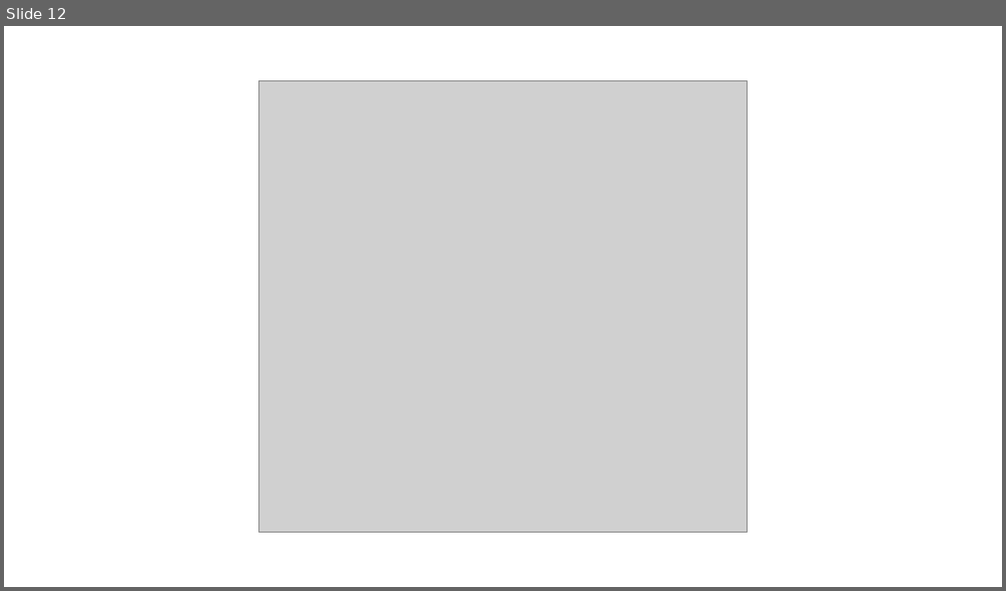
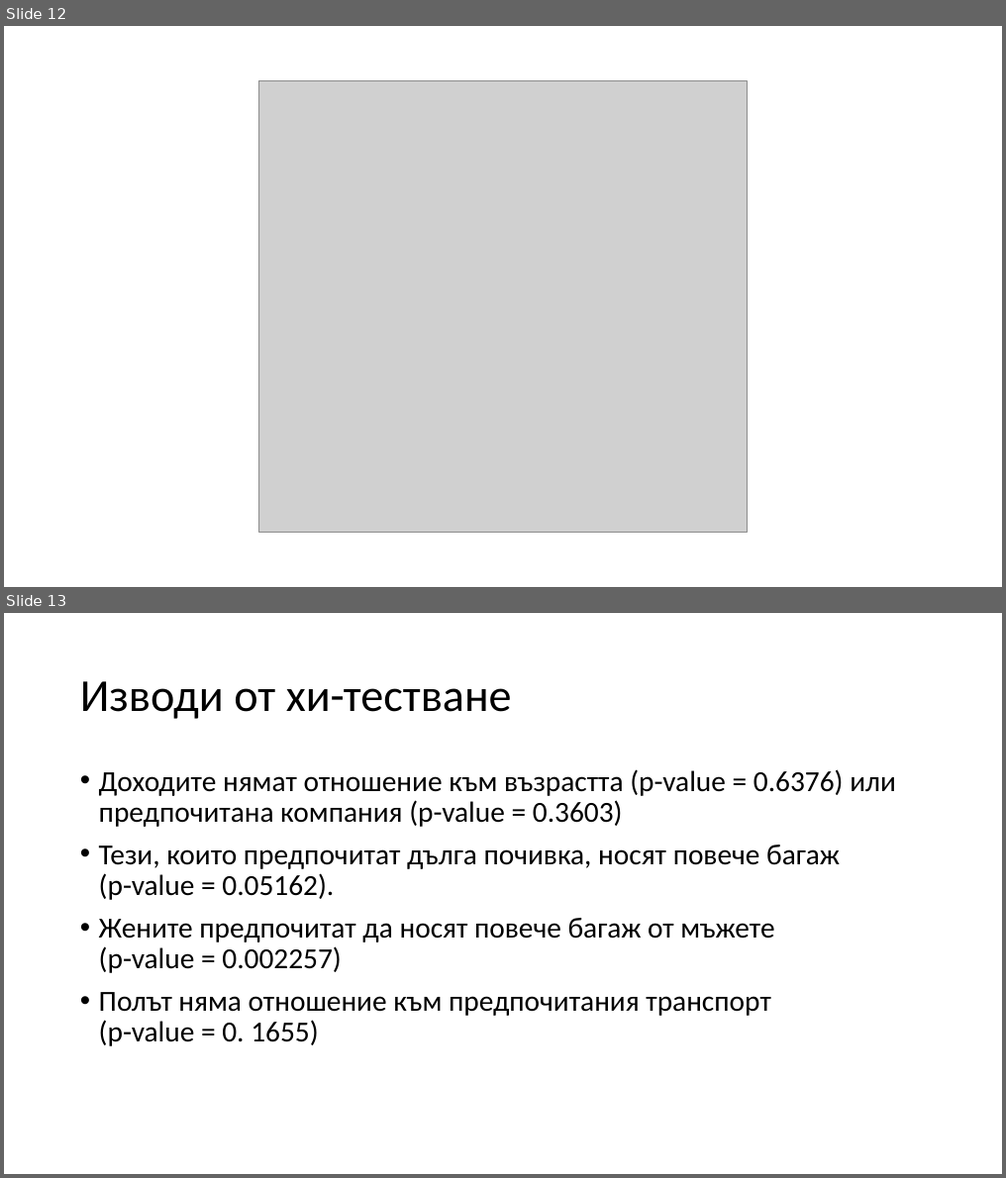
Before and after one commit to EmilianStankov/R-project, a slide deck: Лятна почивка.pptx. Shown one above the other, each under a label of ours: slide 12 before the commit, slides 12 and 13 after it. The pictures are 1006x591 and 1006x1178 pixels, drawn with LibreOffice and Linux fonts; fonts in the diff are those of the drawing; grey boxes stand for pictures. Boxes give left, top, right and bottom in pixels: in the first picture for what was removed or moved away, otherwise in the second. Text is boxed around its words. In the diff, an @@ line names an element or a change of style, - is before the commit and + after.

```diff
--- a/Лятна почивка.pptx
+++ b/Лятна почивка.pptx
@@ slide 13 added at [4, 613, 1002, 1174], background #FFFFFF @@
@@ title added at [80, 681, 512, 719], 44 pt, text #000000 @@
+Изводи от хи-тестване
@@ text added at [99, 769, 896, 1047], 28 pt, text #000000 @@
+• Доходите нямат отношение към възрастта (p-value = 0.6376) или предпочитана компания (p-value = 0.3603)
+• Тези, които предпочитат дълга почивка, носят повече багаж
+  (p-value = 0.05162).
+• Жените предпочитат да носят повече багаж от мъжете
+  (p-value = 0.002257)
+• Полът няма отношение към предпочитания транспорт
+  (p-value = 0. 1655)
```
Also in this commit, not shown: 2 other files.
